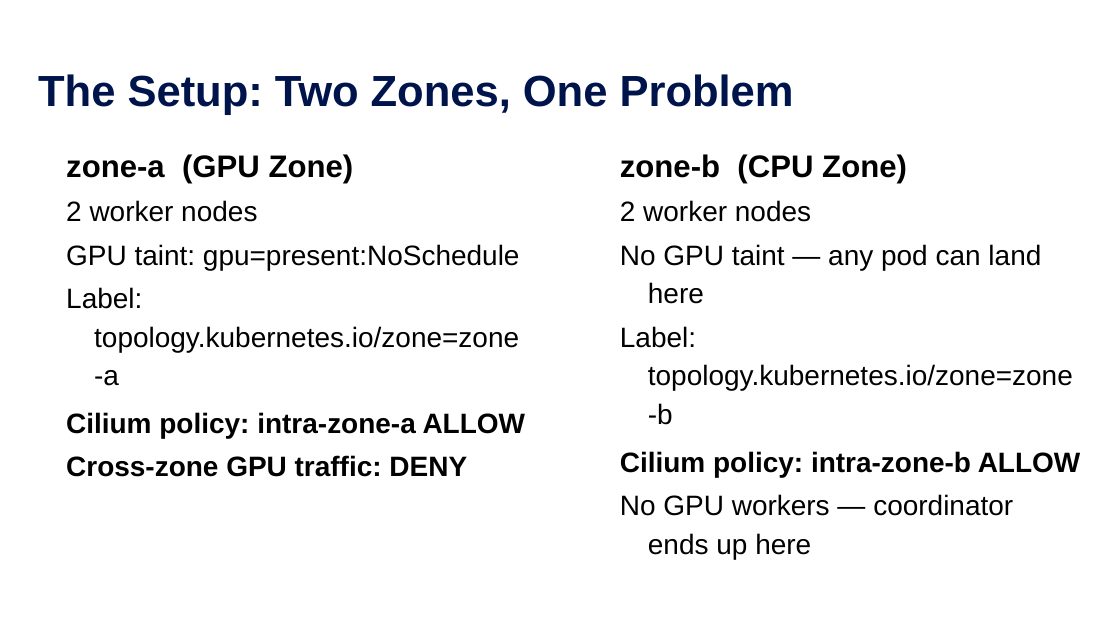
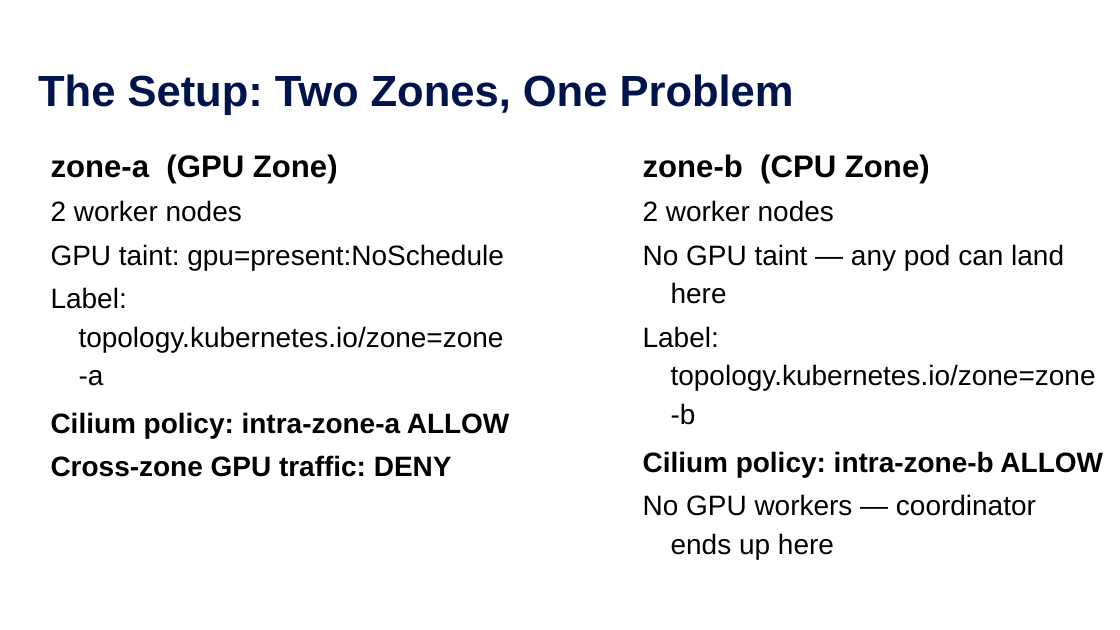
Before and after one commit to ram2valar/kubeflow-cilium-lab, a slide deck: slide 4 of kubecon-india-2026-kubeflow-cilium.pptx. Drawn at 1120x630 pixels with LibreOffice and Linux fonts; fonts in the diff are those of the drawing; background and template pictures are left out. Boxes give left, top, right and bottom in pixels: in the first picture for what was removed or moved away, otherwise in the second. Text is boxed around its words. In the diff, an @@ line names an element or a change of style, - is before the commit and + after.

```diff
--- a/kubecon-india-2026-kubeflow-cilium.pptx
+++ b/kubecon-india-2026-kubeflow-cilium.pptx
@@ text "zone-a (GPU Zone)": place and size @@
-text "zone-a (GPU Zone)" at (66, 154, 526, 477)
+text "zone-a (GPU Zone)" at (51, 154, 510, 477)
@@ text "zone-b (CPU Zone)": place and size @@
-text "zone-b (CPU Zone)" at (620, 154, 1081, 559)
+text "zone-b (CPU Zone)" at (643, 154, 1103, 559)
```
Also in this commit, not shown: 10 other slides changed, 5 slides added, 3 slides removed.
